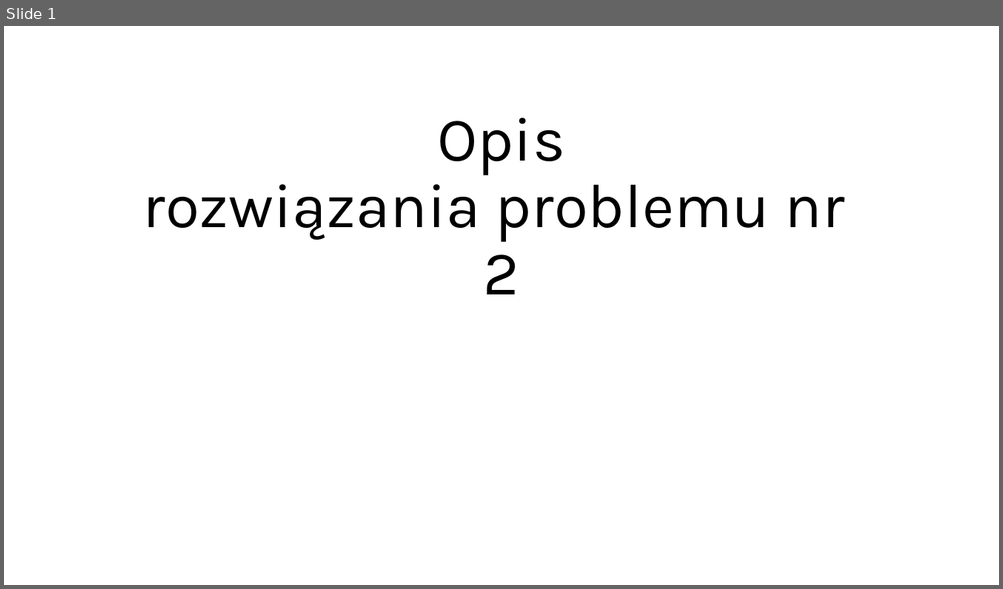
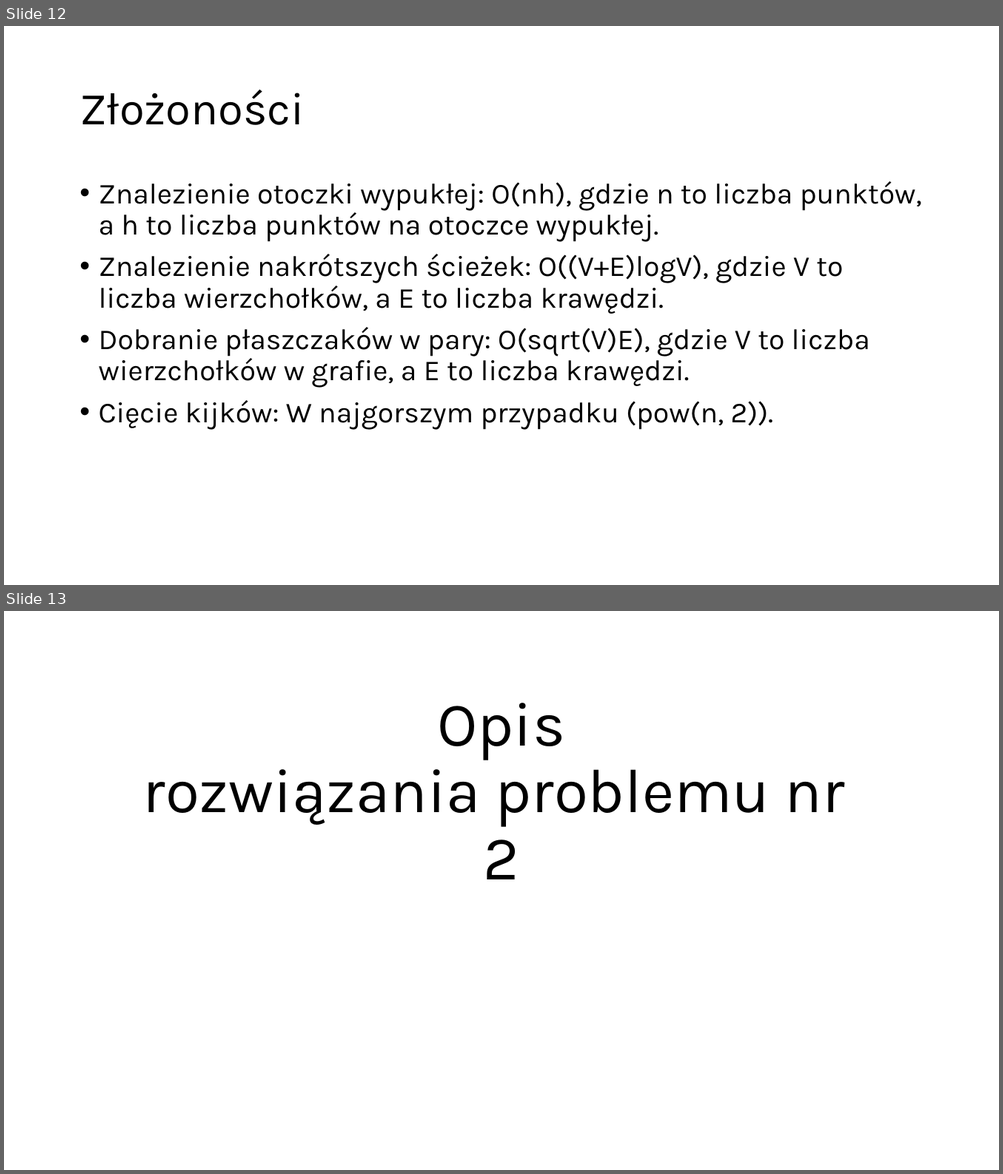
Before and after one commit to mwwisn/Plaszczak_never_lies, a slide deck: Problem_2_opis.pptx. Shown one above the other, each under a label of ours: slide 1 before the commit, slides 12 and 13 after it. The pictures are 1003x589 and 1003x1174 pixels, drawn with LibreOffice and Linux fonts; fonts in the diff are those of the drawing. Boxes give left, top, right and bottom in pixels: in the first picture for what was removed or moved away, otherwise in the second. Text is boxed around its words. In the diff, an @@ line names an element or a change of style, - is before the commit and + after.

```diff
--- a/Problem_2_opis.pptx
+++ b/Problem_2_opis.pptx
@@ slide 12 added at <box>4,26,999,585</box>, background #FFFFFF @@
@@ title added at <box>79,90,304,125</box>, 44 pt, text #000000 @@
+Złożoności
@@ text added at <box>99,181,922,430</box>, 28 pt, text #000000 @@
+• Znalezienie otoczki wypukłej: O(nh), gdzie n to liczba punktów, a h to liczba punktów na otoczce wypukłej.
+• Znalezienie nakrótszych ścieżek: O((V+E)logV), gdzie V to liczba wierzchołków, a E to liczba krawędzi.
+• Dobranie płaszczaków w pary: O(sqrt(V)E), gdzie V to liczba wierzchołków w grafie, a E to liczba krawędzi.
+• Cięcie kijków: W najgorszym przypadku (pow(n, 2)).
@@ what was slide 1 is now slide 13 @@
```
Also in this commit, not shown: 11 other slides added.
